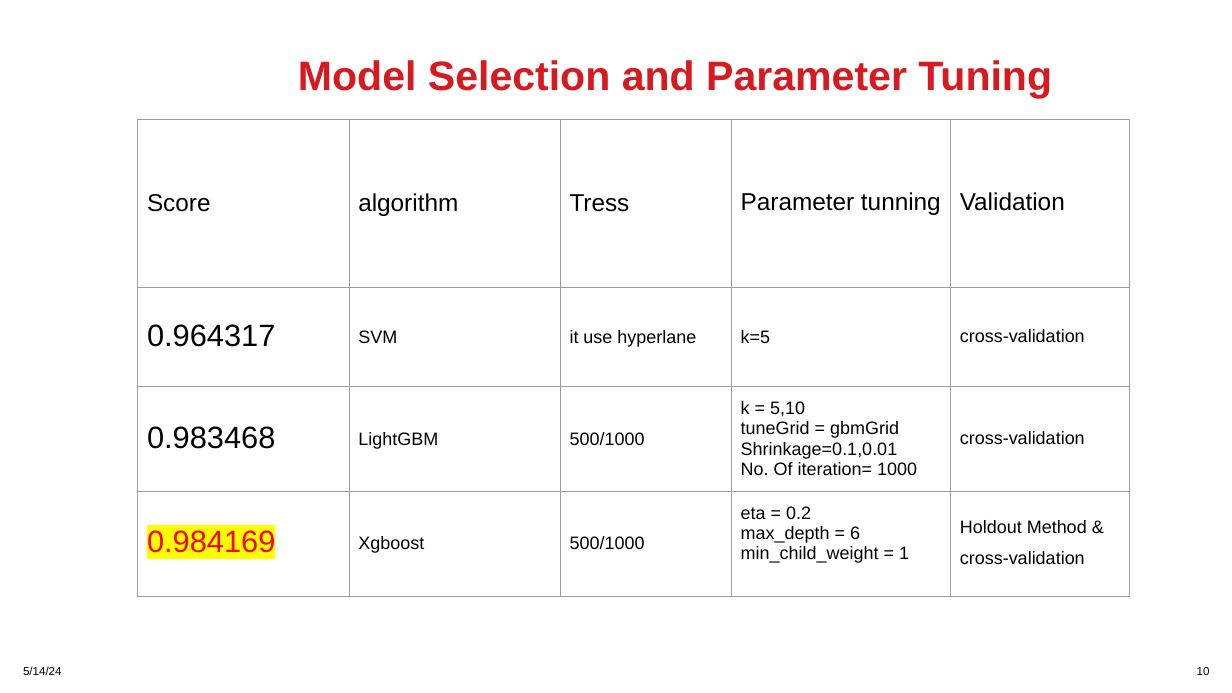
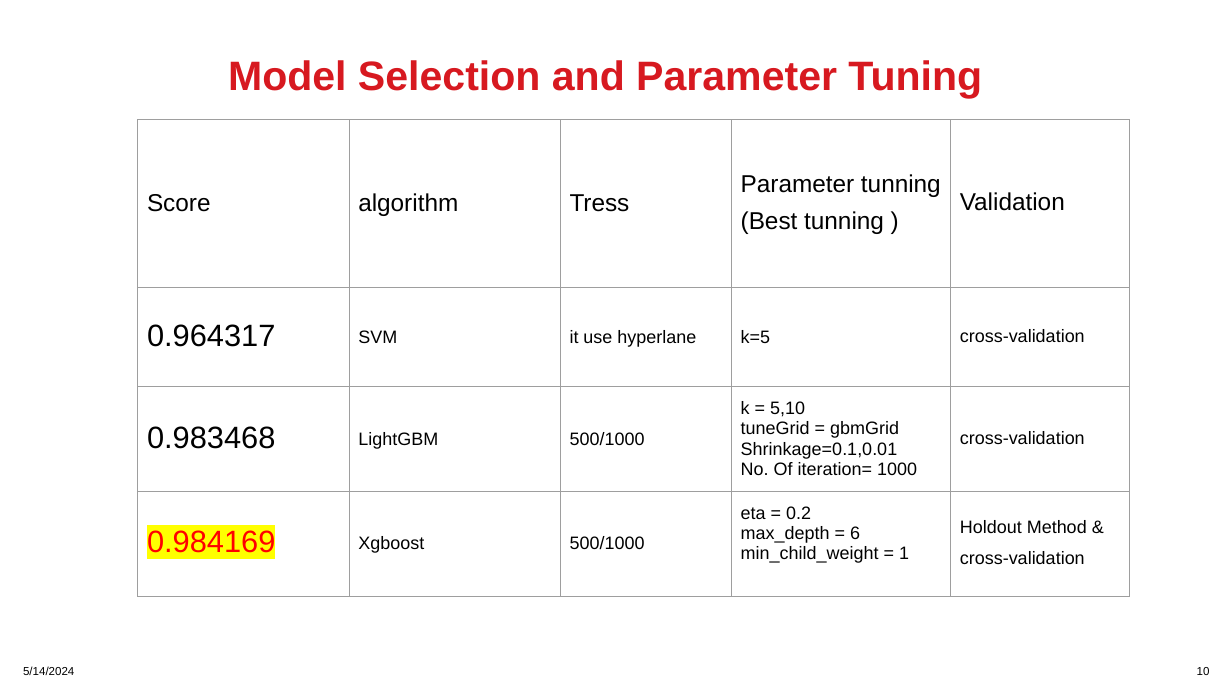
Before and after one commit to tahidul94/UNO_contest2, a slide deck: slide 10 of Md_Tahidul_Islam.pptx. Drawn at 1232x693 pixels with LibreOffice and Linux fonts; fonts in the diff are those of the drawing. Boxes give left, top, right and bottom in pixels: in the first picture for what was removed or moved away, otherwise in the second. Text is boxed around its words. In the diff, an @@ line names an element or a change of style, - is before the commit and + after.

```diff
--- a/Md_Tahidul_Islam.pptx
+++ b/Md_Tahidul_Islam.pptx
@@ text "Model Selection and Parameter Tuning": place and size @@
-text "Model Selection and Parameter Tuning" at (298,60,1052,98)
+text "Model Selection and Parameter Tuning" at (228,60,982,98)
@@ table at (138,119,1130,596) @@
-row 1, column 4: Parameter tunning
+row 1, column 4: Parameter tunning / (Best tunning )
@@ text at (23,666,74,675): text changed @@
-5/14/24
+5/14/2024
```
Also in this commit, not shown: 11 other slides changed.
